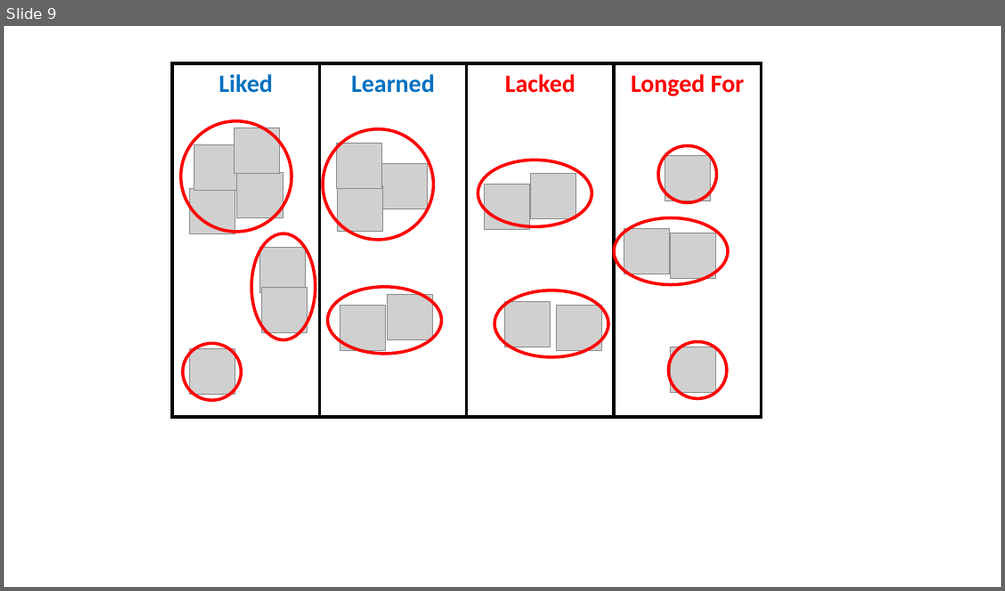
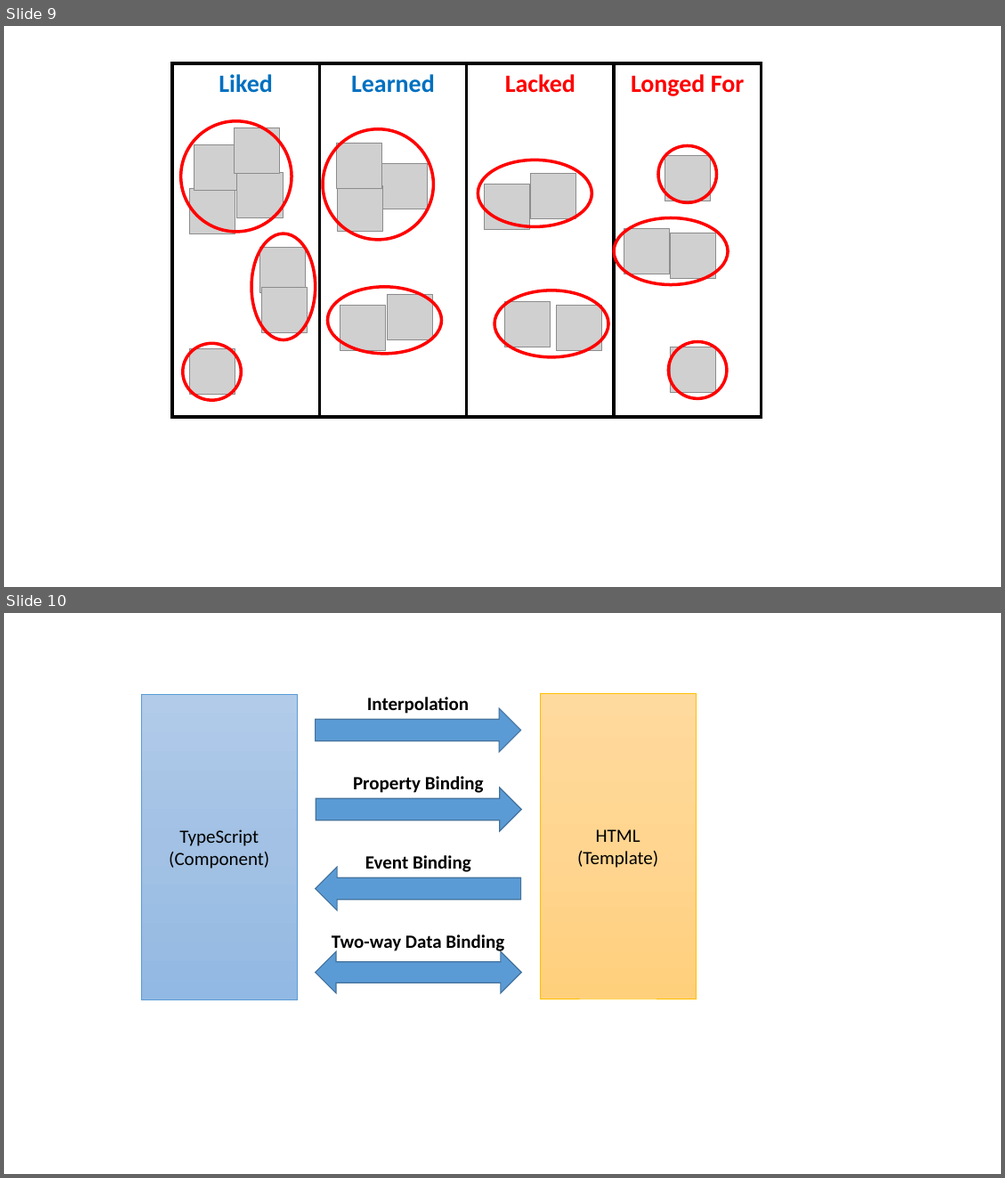
Before and after one commit to johnwu1114/blog-johnwu-cc, a slide deck: source/_assets/Blog動畫.pptx. Shown one above the other, each under a label of ours: slide 9 before the commit, slides 9 and 10 after it. The pictures are 1005x591 and 1005x1178 pixels, drawn with LibreOffice and Linux fonts; fonts in the diff are those of the drawing; grey boxes stand for pictures. Boxes give left, top, right and bottom in pixels: in the first picture for what was removed or moved away, otherwise in the second. Text is boxed around its words. In the diff, an @@ line names an element or a change of style, - is before the commit and + after.

```diff
--- a/source/_assets/Blog動畫.pptx
+++ b/source/_assets/Blog動畫.pptx
@@ slide 10 added at bbox=[4, 613, 1001, 1174], background #FFFFFF @@
@@ rectangle added at bbox=[142, 694, 297, 999], fill gradient #B1CBE9 to #A3C1E5 to #93B9E4, outline #5B9BD5 0.5 pt, 18 pt, text #000000 @@
+TypeScript
+(Component)
@@ right arrow added at bbox=[316, 708, 521, 751], fill #5B9BD5, outline #43739E 1 pt @@
@@ text added at bbox=[367, 697, 469, 714], 18 pt, text #000000, bold @@
+Interpolation
@@ rectangle added at bbox=[540, 693, 696, 998], fill gradient #FFDB9E to #FFD590 to #FFD07C, outline #FFC000 0.5 pt, 18 pt, text #000000 @@
+HTML
+(Template)
@@ right arrow added at bbox=[316, 787, 521, 831], fill #5B9BD5, outline #43739E 1 pt @@
@@ text added at bbox=[353, 776, 484, 793], 18 pt, text #000000, bold @@
+Property Binding
@@ right arrow added at bbox=[316, 867, 521, 910], fill #5B9BD5, outline #43739E 1 pt @@
@@ text added at bbox=[365, 855, 471, 872], 18 pt, text #000000, bold @@
+Event Binding
@@ left right arrow added at bbox=[316, 952, 521, 994], fill #5B9BD5, outline #43739E 1 pt @@
@@ text added at bbox=[332, 934, 504, 953], 18 pt, text #000000, bold @@
+Two-way Data Binding
```
Also in this commit, not shown: 4 other files.
